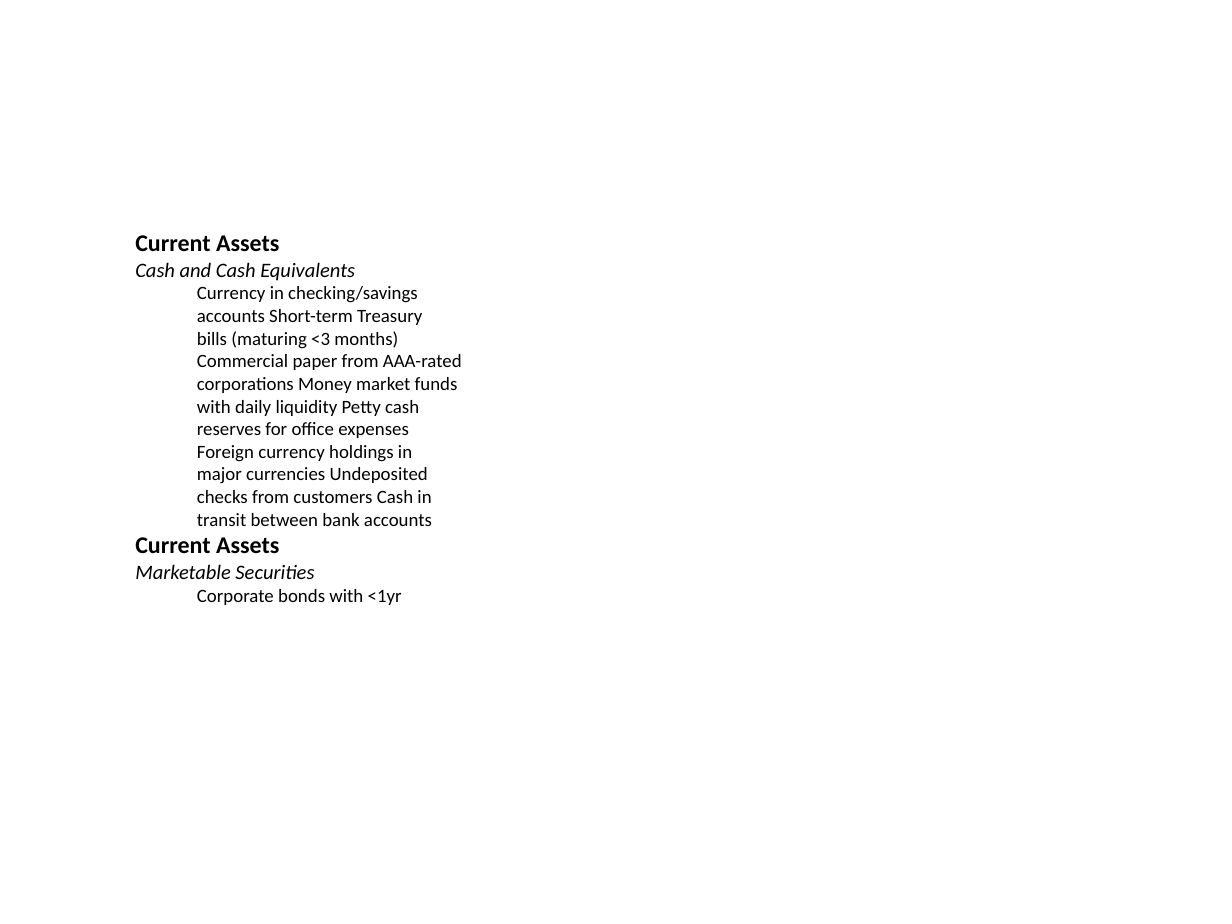
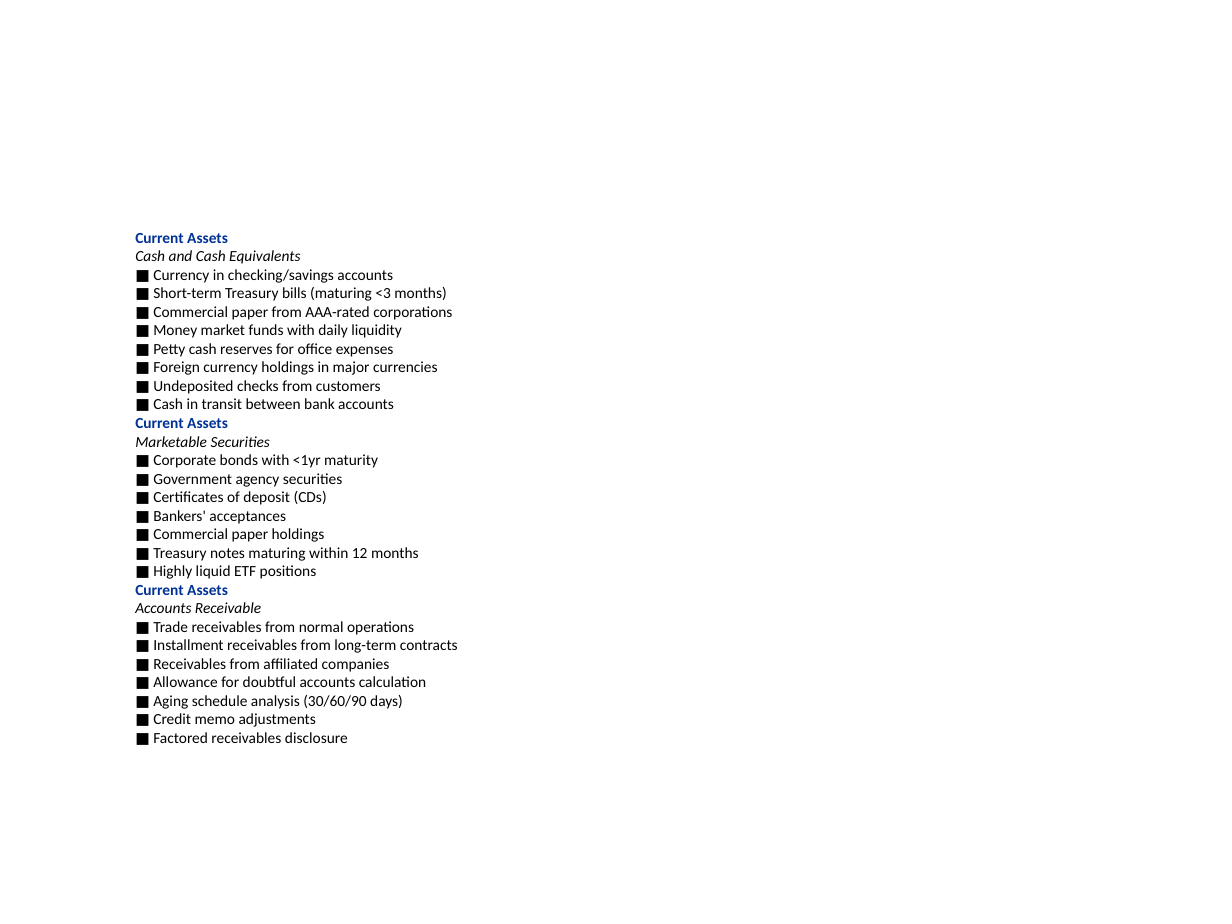
Before and after one commit to yutsang/python-pptx, a slide deck: slide 1 of financial_report.pptx. Drawn at 1232x924 pixels with LibreOffice and Linux fonts; fonts in the diff are those of the drawing. Boxes give left, top, right and bottom in pixels: in the first picture for what was removed or moved away, otherwise in the second. Text is boxed around its words. In the diff, an @@ line names an element or a change of style, - is before the commit and + after.

```diff
--- a/financial_report.pptx
+++ b/financial_report.pptx
@@ text at box(135, 233, 300, 447): size 14 to 9 pt, text colour #000000 to #003296 in "Current Assets", "Current Assets"; size 12 to 9 pt in "Cash and Cash Equivalents", "Marketable Securities" @@
@@ text at box(153, 269, 452, 409): text changed; size 11 to 9 pt @@
-  Currency in checking/savings
-  accounts Short-term Treasury
-  bills (maturing <3 months)
-  Commercial paper from AAA-rated
-  corporations Money market funds
-  with daily liquidity Petty cash
-  reserves for office expenses
-  Foreign currency holdings in
-  major currencies Undeposited
-  checks from customers Cash in
-  transit between bank accounts
+■ Currency in checking/savings accounts
+■ Short-term Treasury bills (maturing <3 months)
+■ Commercial paper from AAA-rated corporations
+■ Money market funds with daily liquidity
+■ Petty cash reserves for office expenses
+■ Foreign currency holdings in major currencies
+■ Undeposited checks from customers
+■ Cash in transit between bank accounts
@@ text at box(135, 454, 458, 743): text changed; size 11 to 9 pt @@
-  Corporate bonds with <1yr
+■ Corporate bonds with <1yr maturity
+■ Government agency securities
+■ Certificates of deposit (CDs)
+■ Bankers' acceptances
+■ Commercial paper holdings
+■ Treasury notes maturing within 12 months
+■ Highly liquid ETF positions
+Current Assets
+Accounts Receivable
+■ Trade receivables from normal operations
+■ Installment receivables from long-term contracts
+■ Receivables from affiliated companies
+■ Allowance for doubtful accounts calculation
+■ Aging schedule analysis (30/60/90 days)
+■ Credit memo adjustments
+■ Factored receivables disclosure
```
Also in this commit, not shown: 1 other slide changed, 2 slides added, 2 slides removed, 1 other file.
